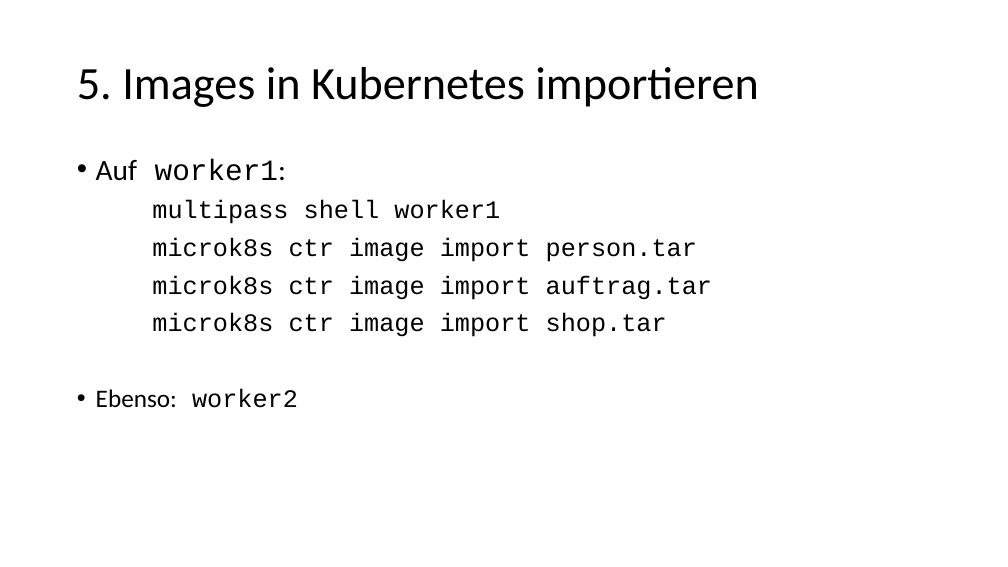
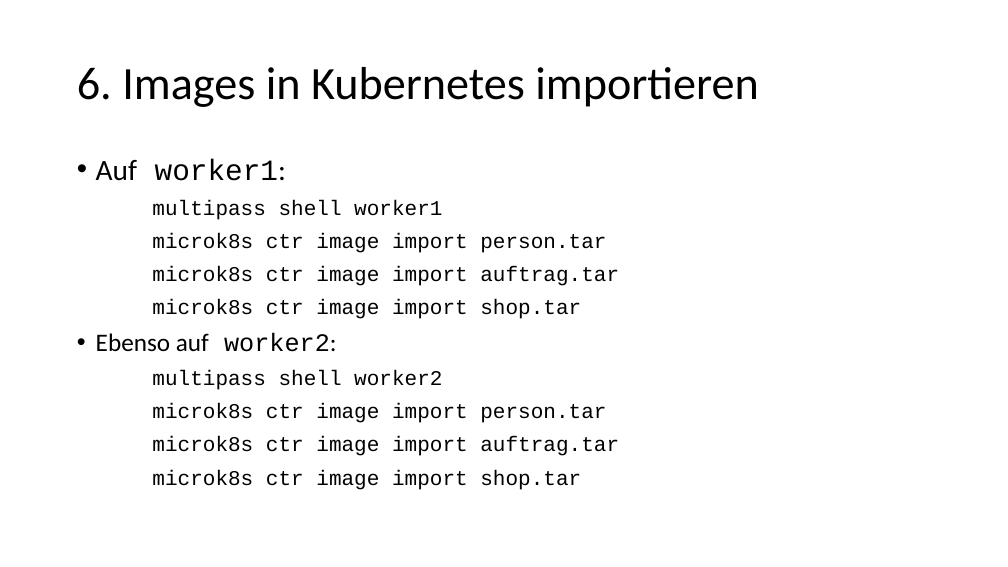
Before and after one commit to igeldo/PR4-SoSe23, a slide deck: slide 11 of sample/kubernetes/Bring your own device - Teil 2.pptx (slide 12 before the commit). Drawn at 1008x567 pixels with LibreOffice and Linux fonts; fonts in the diff are those of the drawing. Boxes give left, top, right and bottom in pixels: in the first picture for what was removed or moved away, otherwise in the second. Text is boxed around its words. In the diff, an @@ line names an element or a change of style, - is before the commit and + after.

```diff
--- a/sample/kubernetes/Bring your own device - Teil 2.pptx
+++ b/sample/kubernetes/Bring your own device - Teil 2.pptx
@@ title at [77,67,759,107]: text changed @@
-5. Images in Kubernetes importieren
+6. Images in Kubernetes importieren
@@ text at [152,200,619,319]: size 24 to 20 pt in "multipass shell worker1", "microk8s ctr image import person.tar", "microk8s ctr image import auftrag.tar", "microk8s ctr image import shop.tar" @@
@@ text at [96,333,619,490]: text changed; size 24 to 20 pt; font Calibri to Courier New @@
-• Ebenso: worker2
+• Ebenso auf worker2:
+multipass shell worker2
+microk8s ctr image import person.tar
+microk8s ctr image import auftrag.tar
+microk8s ctr image import shop.tar
```
Also in this commit, not shown: 9 other slides changed, 1 slide added, 3 slides removed.
